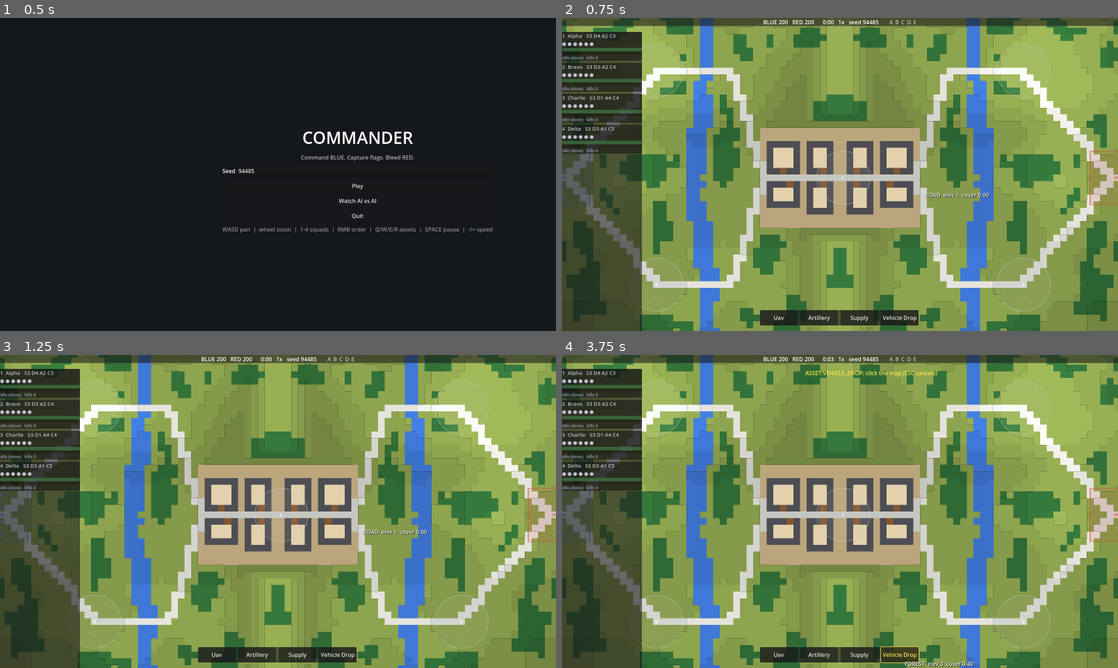
Above: before the commit, frames 1-4 (two rows, left to right).
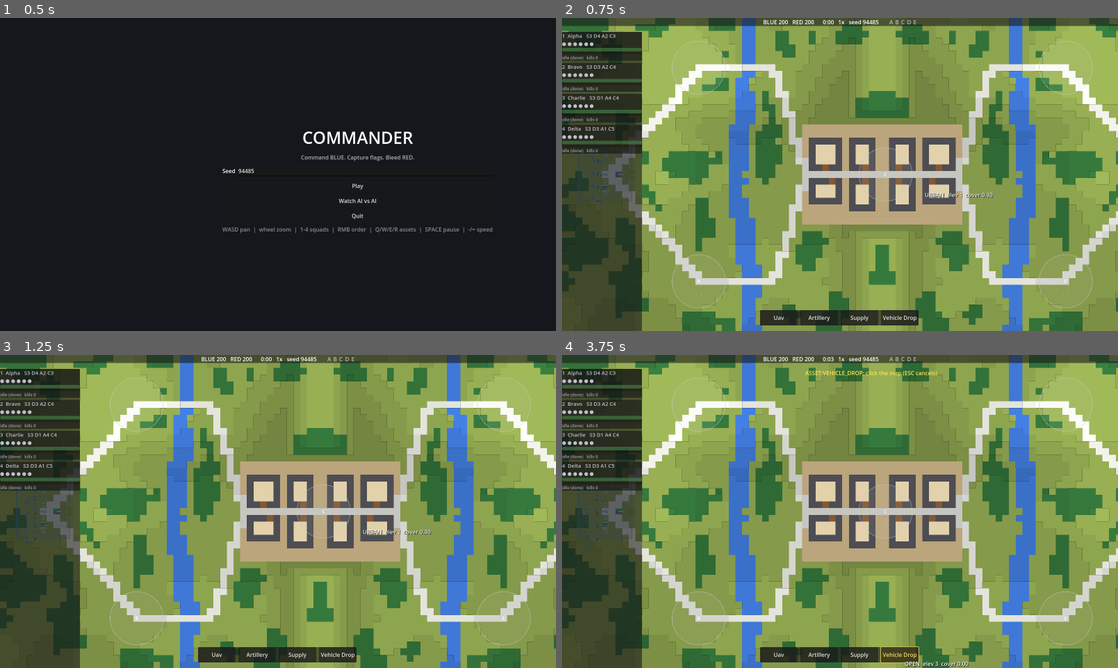
Above: after the commit, the same moments.

Repository: phd1992/bf2-commander
Game: Godot game, scene res://scenes/main.tscn
The game is run twice, just before and just after one commit, with the same random seed, the same clock (stepped at 60 frames per second) and the same inputs.
Inputs:
- Up to frame 1 (0.5 s): no input
- Up to frame 2 (0.75 s): click "Play" at 0.5 s
- Up to frame 3 (1.25 s): no input
- Up to frame 4 (3.75 s): click "Uav" at 1.25 s; click "Artillery" at 2 s; click "Supply" at 2.75 s; click "Vehicle Drop" at 3.5 s

Frame 1 is identical in both runs. In frame 2, 53% of the frame differs, in the area x 0-100%, y 0-100%; in frame 3, 53%; in frame 4, 53%.

Commit message:
M5: Vehicles
Vehicle pads with owner spawning and 60 s respawn, idle pad vehicles change
side on capture, mount with seat overflow walking on foot, vehicle driving
along class paths, dismount placement, crew requirement for weapons,
occupant deaths on destruction. Camera starts over the player's HQ.

Co-Authored-By: Claude Fable 5.1 <noreply@anthropic.com>
Claude-Session: https://claude.ai/code/session_01CWssav9aYDVYeDeoHepcq3

Diff:
--- a/render/camera.gd
+++ b/render/camera.gd
@@ -16,9 +16,15 @@
 	limit_top = 0
 	limit_right = int(map_px.x)
 	limit_bottom = int(map_px.y)
+	zoom = Vector2(0.6, 0.6)
 	position = map_px * 0.5
-	zoom = Vector2(0.6, 0.6)
+	if Sim.world != null:
+		var hq := Sim.world.hq_of(Sim.player_team)
+		if hq != null:
+			# start over the player's HQ, shifted so the squad panel does not cover it
+			position = hq.centre_pos() * Balance.CELL_PX + Vector2(520, 0)
 	make_current()
+	_clamp()
 
 
 func _process(delta: float) -> void:
--- a/scripts/core/world.gd
+++ b/scripts/core/world.gd
@@ -329,6 +329,31 @@
 	return v
 
 
+## Vehicle pads (Section 7.2): spawn for the owner when nothing from the pad
+## is alive and the respawn timer has elapsed.
+func _update_pads() -> void:
+	for i in pads.size():
+		var p: Dictionary = pads[i]
+		var v: Vehicle = p["vehicle"]
+		if v != null and v.alive:
+			continue
+		p["vehicle"] = null
+		var flag: Flag = flags[p["flag"]]
+		if flag.owner == Balance.Team.NONE or time + 0.0001 < p["respawn_at"]:
+			continue
+		p["vehicle"] = spawn_vehicle(p["vtype"], flag.owner, Grid.centre_of(p["cell"]), i)
+
+
+func pad_vehicle(flag_name: String, vtype: String) -> Vehicle:
+	var f := flag_by_name(flag_name)
+	if f == null:
+		return null
+	for p in pads:
+		if p["flag"] == f.id and p["vtype"] == vtype:
+			return p["vehicle"]
+	return null
+
+
 func board_vehicle(m: Member, v: Vehicle) -> void:
 	if v.free_seats() <= 0 or not v.alive:
 		return
@@ -529,6 +554,7 @@
 	tick_count += 1
 	time = tick_count * dt
 	_execute_pending_orders()
+	_update_pads()
 	Movement.update(self, dt)
 	fog.update_spotting()
 	Combat.update(self, dt)
--- /dev/null
+++ b/tests/test_vehicles.gd
@@ -0,0 +1,158 @@
+extends TestCase
+## Vehicles (Section 7): pads, mounting with overflow on foot, driving,
+## dismounting and capturing, pad respawn, side change on capture.
+
+const T := Balance.Terrain
+
+
+func test_pads_spawn_for_owner() -> void:
+	var w := World.new()
+	w.setup(4)
+	run_ticks(w, 1)
+	var jeep := w.pad_vehicle("BLUE HQ", "JEEP")
+	var apc := w.pad_vehicle("BLUE HQ", "APC")
+	check(jeep != null and jeep.alive and jeep.team == Balance.Team.BLUE, "BLUE HQ jeep spawned")
+	check(apc != null and apc.alive and apc.vtype == "APC", "BLUE HQ APC spawned")
+	check(w.pad_vehicle("RED HQ", "APC") != null, "RED HQ APC spawned")
+	check(w.pad_vehicle("A", "JEEP") == null, "neutral flag pad is empty")
+	check(w.pad_vehicle("C", "TANK") == null, "neutral C has no tank yet")
+	var a := w.flag_by_name("A")
+	a.owner = Balance.Team.RED
+	run_ticks(w, 1)
+	var aj := w.pad_vehicle("A", "JEEP")
+	check(aj != null and aj.team == Balance.Team.RED, "captured flag pad spawns for the owner")
+	# destroy it: respawns 60 s later
+	w.destroy_vehicle(aj, null)
+	run_seconds(w, 59.5)
+	check(w.pad_vehicle("A", "JEEP") == null, "no respawn before 60 s")
+	run_seconds(w, 1.0)
+	check(w.pad_vehicle("A", "JEEP") != null, "pad respawn after 60 s")
+
+
+func test_idle_pad_vehicle_changes_side() -> void:
+	var w := World.new()
+	w.setup(4)
+	var a := w.flag_by_name("A")
+	a.owner = Balance.Team.RED
+	a.progress = -1.0
+	run_ticks(w, 1)
+	var aj := w.pad_vehicle("A", "JEEP")
+	check_eq(aj.team, Balance.Team.RED, "RED jeep at A")
+	# BLUE captures A with three soldiers parked on it
+	var s := w.create_squad(Balance.Team.BLUE, "Cap", [3, 3, 3, 3], a.centre_pos())
+	for i in 3:
+		s.members[i].pos = a.centre_pos()
+		s.members[i].kit = Balance.Kit.RIFLE   # an AT soldier would just destroy the jeep
+	for i in range(3, 6):
+		s.members[i].state = Balance.MemberState.DEAD
+	w.give_order(s, Balance.Order.HOLD, Vector2i(-1, -1), null, null, 0.0)
+	run_seconds(w, 15.0)
+	check_eq(a.owner, Balance.Team.BLUE, "A is BLUE now")
+	check_eq(aj.team, Balance.Team.BLUE, "idle pad jeep switched to BLUE")
+
+
+func test_mount_drive_dismount_capture() -> void:
+	var w := World.new()
+	w.setup(6)
+	run_ticks(w, 1)
+	var s := w.squads_of(Balance.Team.BLUE)[0]
+	var jeep := w.pad_vehicle("BLUE HQ", "JEEP")
+	var a := w.flag_by_name("A")
+	w.give_order(s, Balance.Order.MOUNT, jeep.cell(), null, jeep, 0.0)
+	run_seconds(w, 12.0)
+	check_eq(jeep.occupants.size(), 4, "four seats filled")
+	check(s.is_mounted(), "leader is mounted")
+	check_eq(s.vehicle, jeep, "squad owns the jeep")
+	var on_foot := 0
+	for m in s.members:
+		if m.is_on_foot():
+			on_foot += 1
+	check_eq(on_foot, 2, "two members remain on foot")
+	# now drive to A
+	w.give_order(s, Balance.Order.MOVE, a.centre, null, null, 0.0)
+	run_seconds(w, 25.0)
+	check(jeep.pos.distance_to(a.centre_pos()) <= 2.0, "jeep drove to A (at %s)" % str(jeep.pos))
+	var walking_behind := 0
+	for m in s.members:
+		if m.is_on_foot() and m.pos.distance_to(jeep.pos) > 3.0:
+			walking_behind += 1
+	check(walking_behind >= 1, "the foot members are still jogging behind (%d)" % walking_behind)
+	check_eq(s.leader.pos, jeep.pos, "mounted leader position is the vehicle's")
+	w.give_order(s, Balance.Order.DISMOUNT, Vector2i(-1, -1), null, null, 0.0)
+	run_ticks(w, 2)
+	check_eq(jeep.occupants.size(), 0, "everyone dismounted")
+	check(jeep.is_idle(), "jeep is idle and unowned")
+	check(s.vehicle == null, "squad no longer owns a vehicle")
+	for m in s.members:
+		if m.is_alive():
+			check(m.state == Balance.MemberState.ALIVE, "member on foot after dismount")
+	w.give_order(s, Balance.Order.ATTACK, a.centre, a, null, 0.0)
+	run_seconds(w, 40.0)
+	check_eq(a.owner, Balance.Team.BLUE, "A captured after dismount")
+	check(s.order_completed, "ATTACK order completed on capture")
+
+
+func test_vehicle_needs_two_crew_to_fire() -> void:
+	var w := World.new()
+	w.setup_blank(1, 60, 40, T.OPEN)
+	var jeep := w.spawn_vehicle("JEEP", Balance.Team.BLUE, Vector2(10.5, 10.5))
+	var crew := w.create_squad(Balance.Team.BLUE, "C", [3, 3, 3, 3], Vector2(10.5, 12.5))
+	var target := w.create_squad(Balance.Team.RED, "R", [3, 3, 3, 3], Vector2(16.5, 10.5))
+	w.give_order(target, Balance.Order.HOLD, Vector2i(-1, -1), null, null, 0.0)
+	for m in target.members:
+		m.kit = Balance.Kit.RIFLE
+	w.board_vehicle(crew.members[0], jeep)
+	crew.order = {}
+	run_seconds(w, 4.0)
+	var hmg := 0
+	for e in w.events:
+		if e["type"] == "shot" and e["weapon"] == "HMG":
+			hmg += 1
+	check_eq(hmg, 0, "one occupant: the HMG stays silent")
+	w.board_vehicle(crew.members[1], jeep)
+	w.events.clear()
+	run_seconds(w, 4.0)
+	for e in w.events:
+		if e["type"] == "shot" and e["weapon"] == "HMG":
+			hmg += 1
+	check(hmg > 0, "two occupants: the HMG fires")
+
+
+func test_destroyed_vehicle_kills_occupants() -> void:
+	var w := World.new()
+	w.setup_blank(1, 60, 40, T.OPEN)
+	var jeep := w.spawn_vehicle("JEEP", Balance.Team.RED, Vector2(10.5, 10.5))
+	var crew := w.create_squad(Balance.Team.RED, "C", [3, 3, 3, 3], Vector2(10.5, 12.5))
+	var killer := w.create_squad(Balance.Team.BLUE, "K", [3, 3, 3, 3], Vector2(30.5, 30.5))
+	for i in 3:
+		w.board_vehicle(crew.members[i], jeep)
+	w.destroy_vehicle(jeep, killer)
+	check(not jeep.alive, "jeep destroyed")
+	check(jeep not in w.vehicles, "wreck removed")
+	check_eq(crew.alive_count(), 3, "three occupants died")
+	check_eq(killer.kills, 3, "kills credited")
+	check_eq(killer.xp, 3 * Balance.XP_KILL + Balance.XP_VEHICLE, "XP for occupants and the vehicle")
+	check_eq(killer.vehicle_kills, 1, "vehicle kill counted")
+
+
+func test_tracked_vehicle_avoids_forest_and_water() -> void:
+	var w := World.new()
+	w.setup_blank(1, 60, 40, T.OPEN)
+	w.grid.fill_rect(20, 0, 3, 30, T.WATER)
+	w.grid.fill_rect(20, 30, 3, 10, T.FOREST)
+	for y in range(28, 30):
+		for x in range(20, 23):
+			w.grid.set_terrain(Vector2i(x, y), T.ROAD)
+	var apc := w.spawn_vehicle("APC", Balance.Team.BLUE, Vector2(5.5, 5.5))
+	var s := w.create_squad(Balance.Team.BLUE, "S", [3, 3, 3, 3], Vector2(5.5, 5.5))
+	for m in s.members:
+		w.board_vehicle(m, apc)
+	w.give_order(s, Balance.Order.MOVE, Vector2i(40, 5), null, null, 0.0)
+	var bad := false
+	for i in 600:
+		w.step(Balance.TICK)
+		var t := w.grid.get_terrain(apc.cell())
+		if t == T.WATER or t == T.FOREST:
+			bad = true
+	check(not bad, "APC never enters water or forest")
+	check(apc.pos.x > 30.0, "APC crossed via the road bridge (at %s)" % str(apc.pos))
Not shown, added: tests/test_vehicles.gd.uid
Not shown, changed: DECISIONS.md
Not shown, changed: PROGRESS.md
